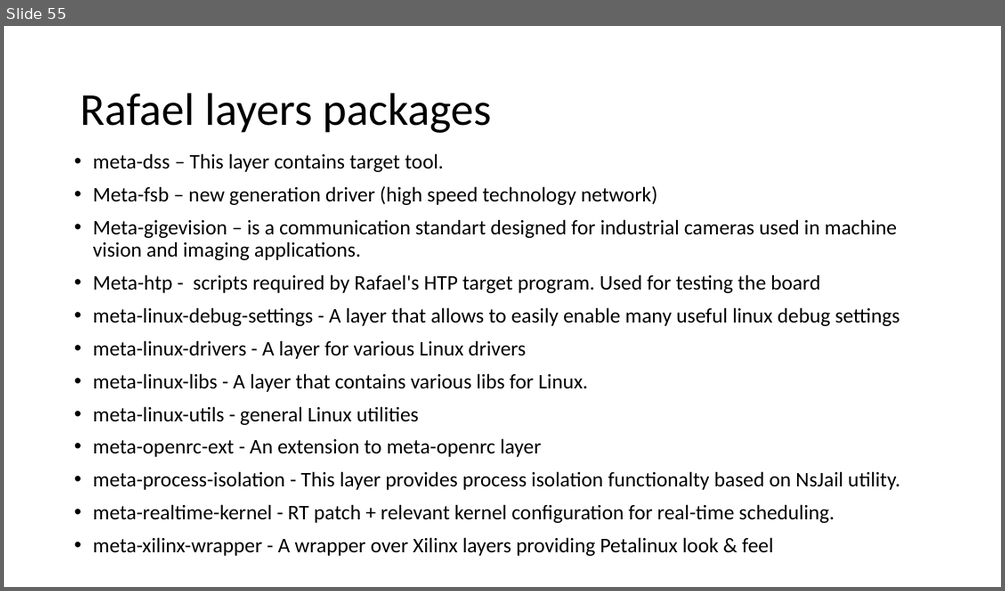
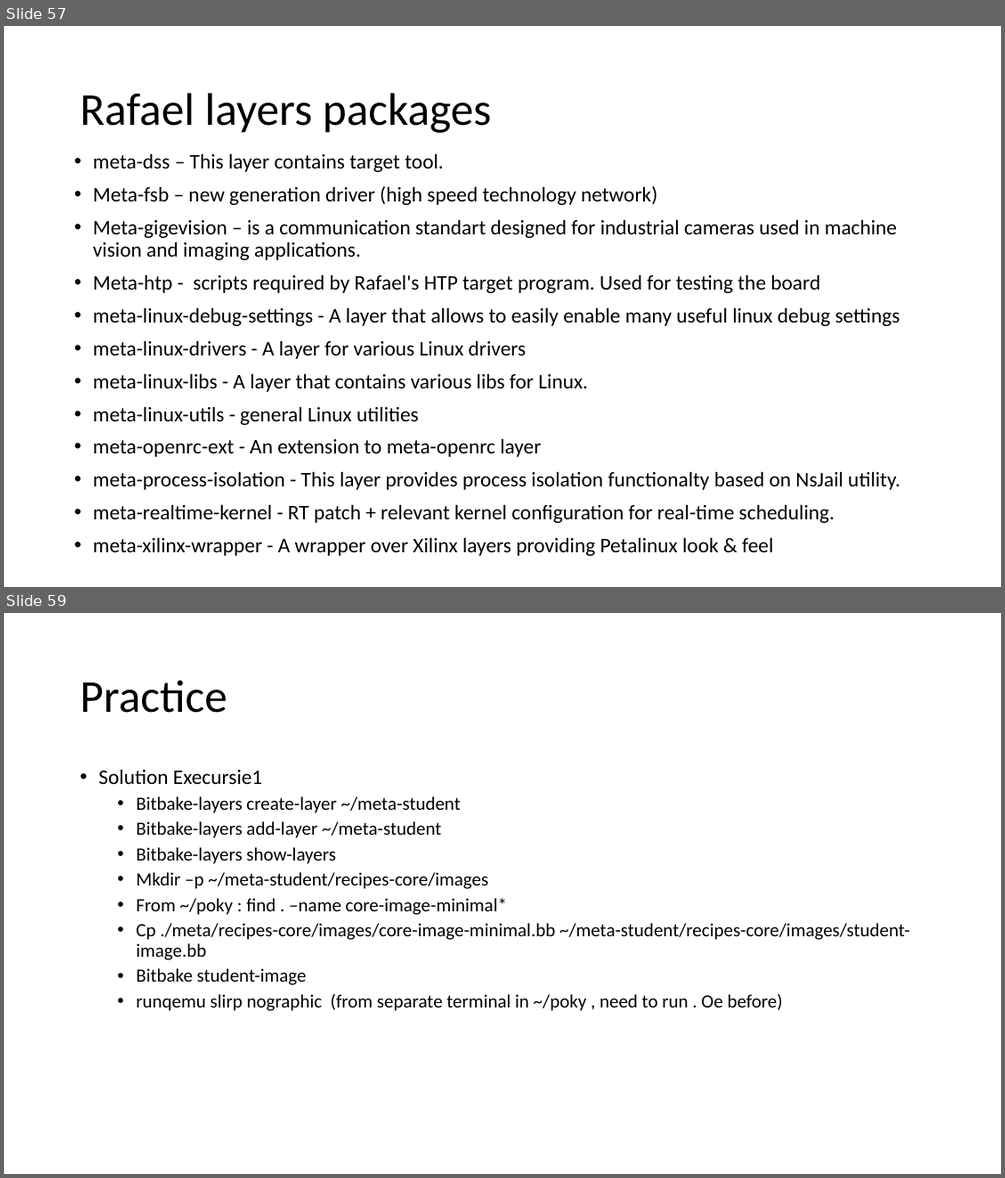
Before and after one commit to yaronda2/YoctoCourse, a slide deck: Yocto Practice_Release.pptx. Shown one above the other, each under a label of ours: slide 55 before the commit, slides 57 and 59 after it; the slides between them are not shown. The pictures are 1005x591 and 1005x1178 pixels, drawn with LibreOffice and Linux fonts; fonts in the diff are those of the drawing. Boxes give left, top, right and bottom in pixels: in the first picture for what was removed or moved away, otherwise in the second. Text is boxed around its words. In the diff, an @@ line names an element or a change of style, - is before the commit and + after.

```diff
--- a/Yocto Practice_Release.pptx
+++ b/Yocto Practice_Release.pptx
@@ slide 59 added at box(4, 613, 1001, 1174), background #FFFFFF @@
@@ title added at box(80, 680, 226, 713), 44 pt, text #000000 @@
+Practice
@@ text added at box(98, 769, 910, 1011), 18 pt, text #000000 @@
+• Solution Execursie1
+  • Bitbake-layers create-layer ~/meta-student
+  • Bitbake-layers add-layer ~/meta-student
+  • Bitbake-layers show-layers
+  • Mkdir –p ~/meta-student/recipes-core/images
+  • From ~/poky : find . –name core-image-minimal*
+  • Cp ./meta/recipes-core/images/core-image-minimal.bb ~/meta-student/recipes-core/images/student-image.bb
+  • Bitbake student-image
+  • runqemu slirp nographic (from separate terminal in ~/poky , need to run . Oe before)
@@ what was slide 55 is now slide 57 @@
```
Also in this commit, not shown: 3 slides changed, 12 other slides added.
